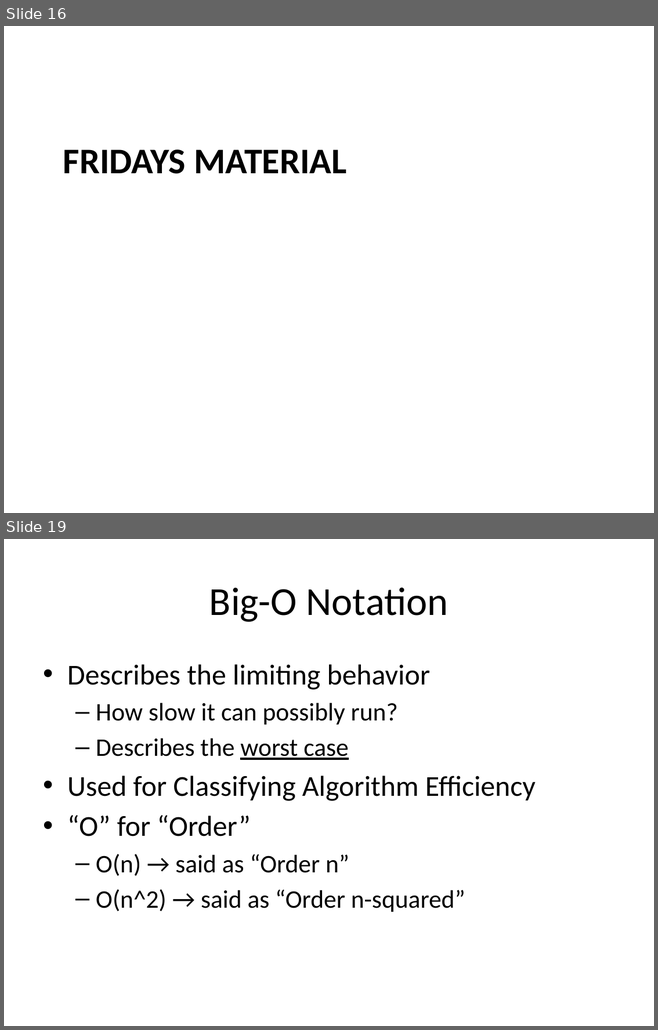
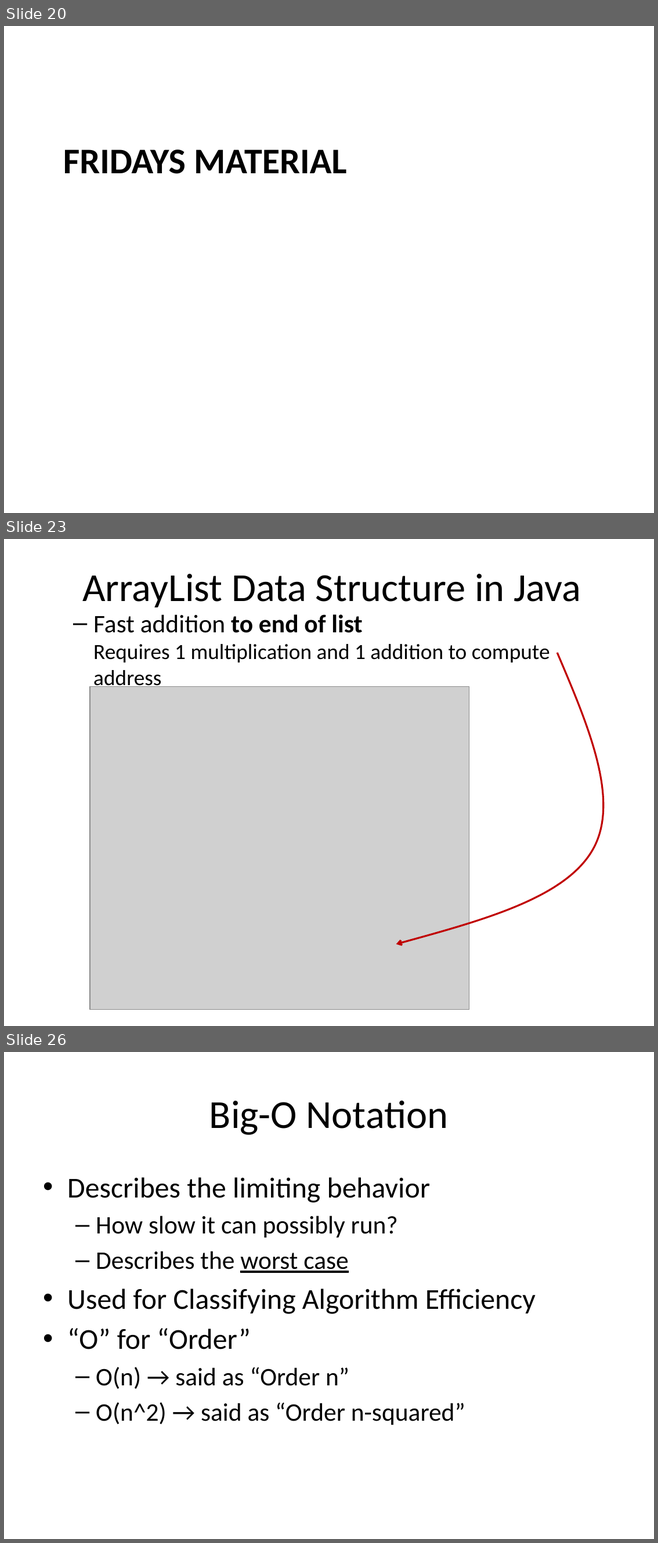
Before and after one commit to RHIT-CSSE/csse220, a slide deck: ClassMaterials/LinkedLists/Slides/LinkedLists.pptx. Shown one above the other, each under a label of ours: slides 16 and 19 before the commit, slides 20, 23 and 26 after it; the slides between them are not shown. The pictures are 658x1030 and 658x1543 pixels, drawn with LibreOffice and Linux fonts; fonts in the diff are those of the drawing; grey boxes stand for pictures. Boxes give left, top, right and bottom in pixels: in the first picture for what was removed or moved away, otherwise in the second. Text is boxed around its words. In the diff, an @@ line names an element or a change of style, - is before the commit and + after.

```diff
--- a/ClassMaterials/LinkedLists/Slides/LinkedLists.pptx
+++ b/ClassMaterials/LinkedLists/Slides/LinkedLists.pptx
@@ slide 23 added at box(4, 539, 654, 1026), background #FFFFFF @@
@@ title added at box(82, 574, 581, 607), 44 pt, text #000000 @@
+ArrayList Data Structure in Java
@@ text added at box(93, 614, 550, 690), 24 pt, text #000000 @@
+  – Fast addition to end of list
+    Requires 1 multiplication and 1 addition to compute address
@@ freeform shape added at box(396, 653, 603, 944), outline #C00000 2 pt @@
@@ picture added at box(90, 687, 469, 1010) @@
@@ what was slide 16 is now slide 20 @@
@@ what was slide 19 is now slide 26 @@
```
Also in this commit, not shown: 8 slides changed, 8 other slides added, 3 slides removed.
